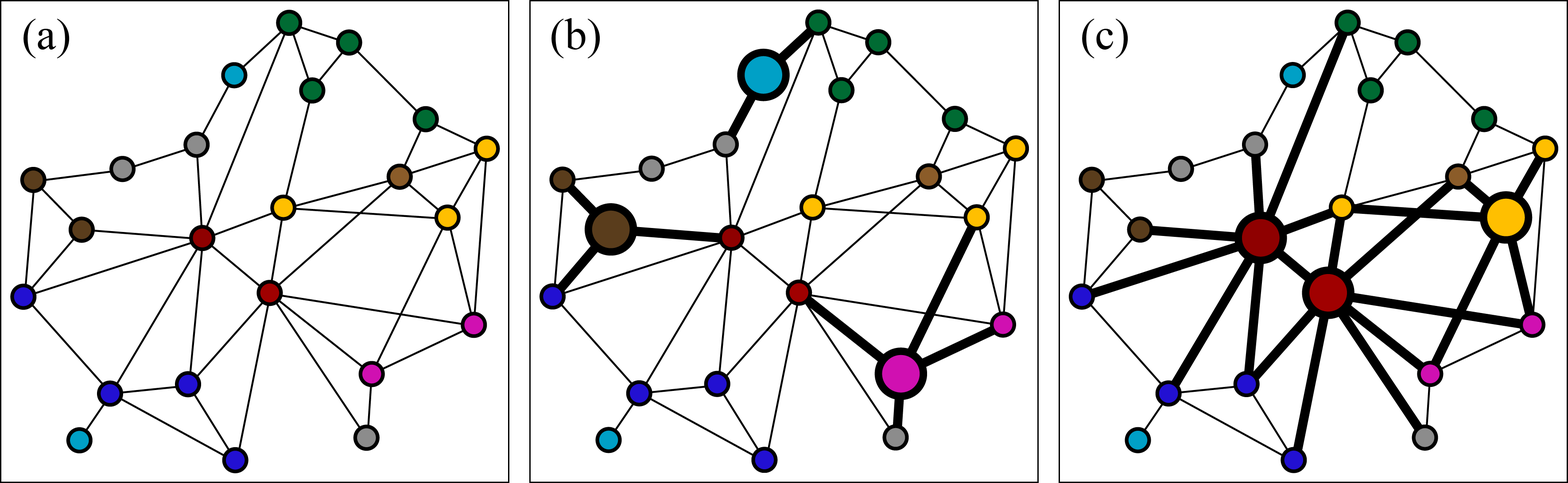
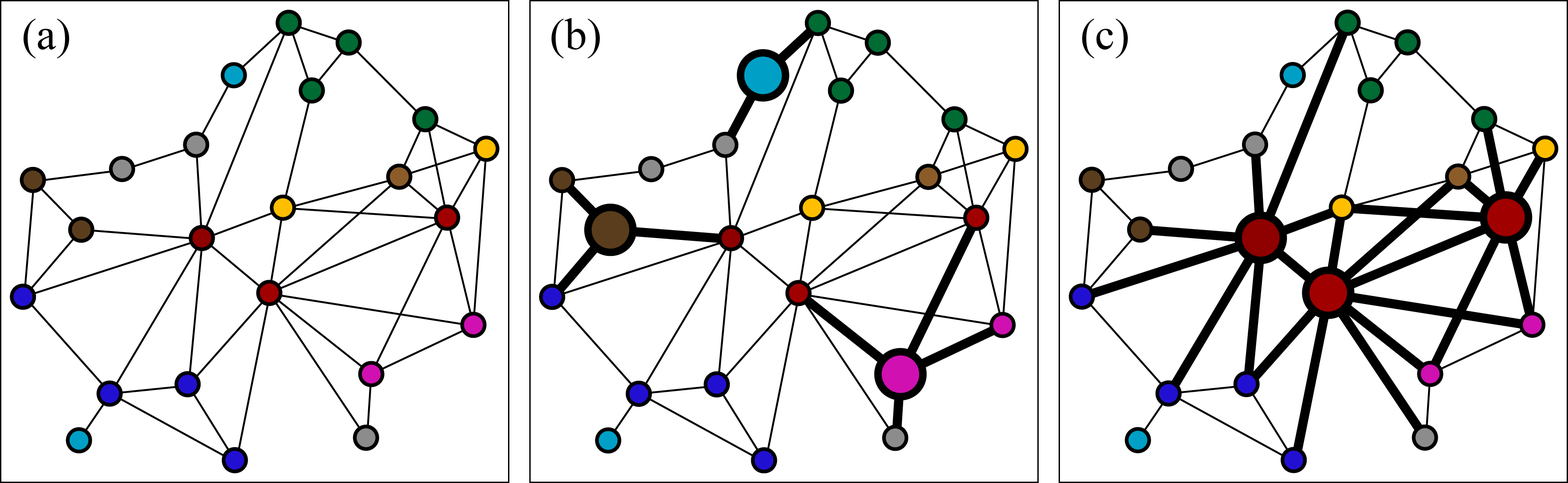
Comparing the layer stacks of the two 1568px x 483px images. Changes:
added layer "targeted 2" above "targeted" over <box>1350,129,1526,289</box>
hid "targeted" over <box>1350,129,1526,289</box>
added layer "random 2" above "random" over <box>539,9,1029,474</box>
hid "random" over <box>539,9,1029,474</box>
added layer "baseline 2" above "baseline" over <box>9,9,500,474</box>
hid "baseline" over <box>10,9,501,474</box>
